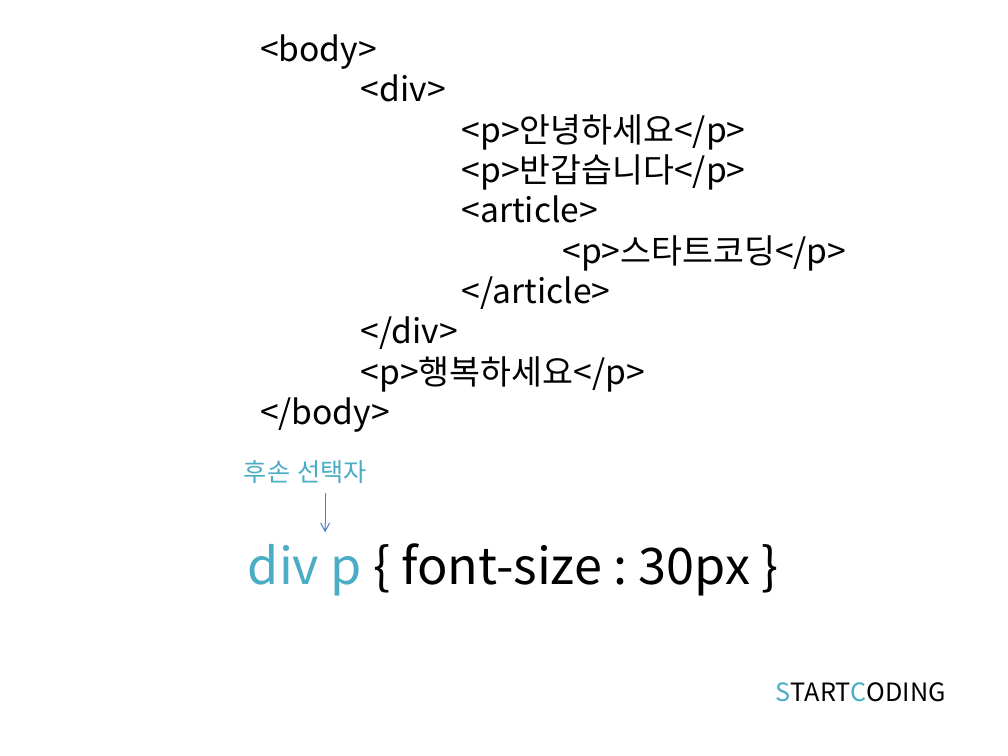
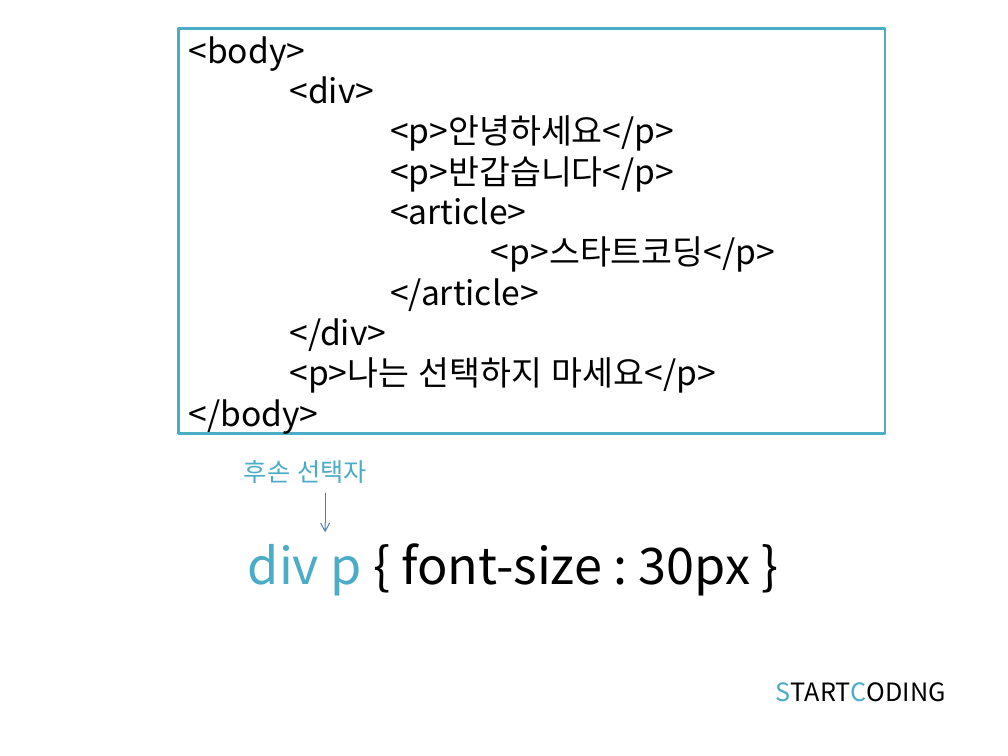
Before and after one commit to kwonkijun/web, a slide deck: slide 12 of 프론트엔드기초(PPT)/CSS3 2강_CSS 셀렉터.pptx. Drawn at 1008x756 pixels with LibreOffice and Linux fonts; fonts in the diff are those of the drawing. Boxes give left, top, right and bottom in pixels: in the first picture for what was removed or moved away, otherwise in the second. Text is boxed around its words. In the diff, an @@ line names an element or a change of style, - is before the commit and + after.

```diff
--- a/프론트엔드기초(PPT)/CSS3 2강_CSS 셀렉터.pptx
+++ b/프론트엔드기초(PPT)/CSS3 2강_CSS 셀렉터.pptx
@@ rectangle "<body>": place and size @@
-rectangle "<body>" at bbox=[260, 34, 846, 432]
+rectangle "<body>" at bbox=[178, 29, 885, 434]
@@ rectangle "<body>" at bbox=[178, 29, 885, 434]: fill none to #FFFFFF; outline none to #4BACC6 2 pt @@
@@ text in rectangle at bbox=[289, 357, 716, 393]: text changed @@
-<p>행복하세요</p>
+<p>나는 선택하지 마세요</p>
```
Also in this commit, not shown: 6 other slides changed, 13 other files.
